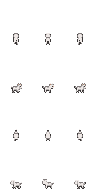
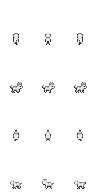
Revision of a layered 96 × 192 image; what changed, layer by layer:
painted on "East" over [10, 82, 87, 92]
